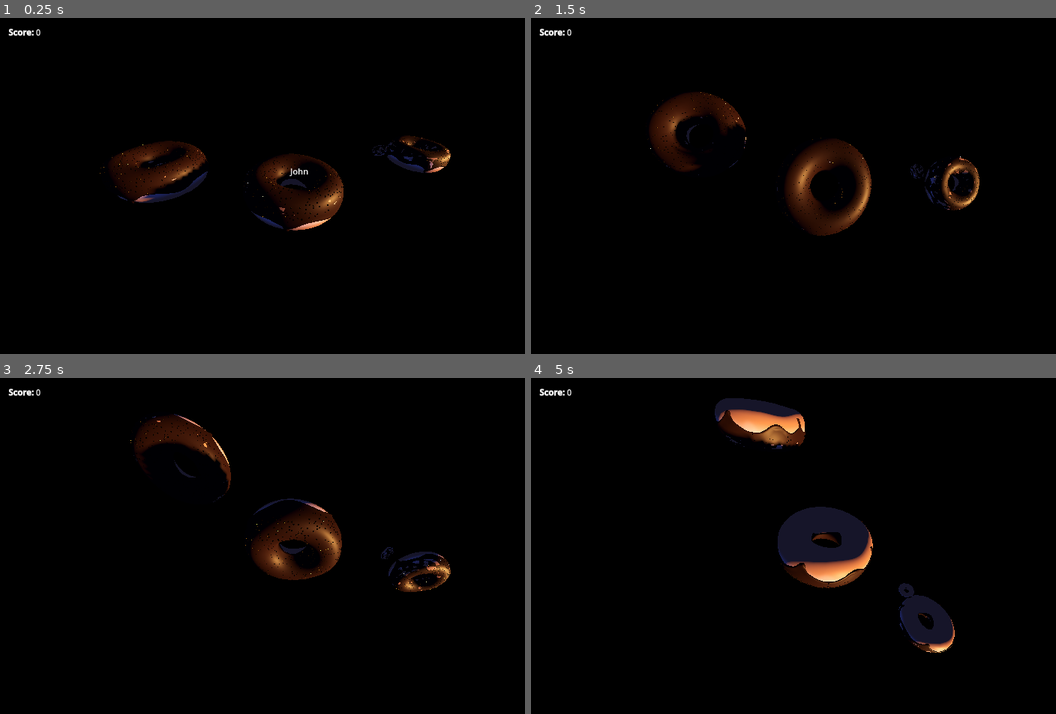
Above: before the commit, frames 1-4 (two rows, left to right).
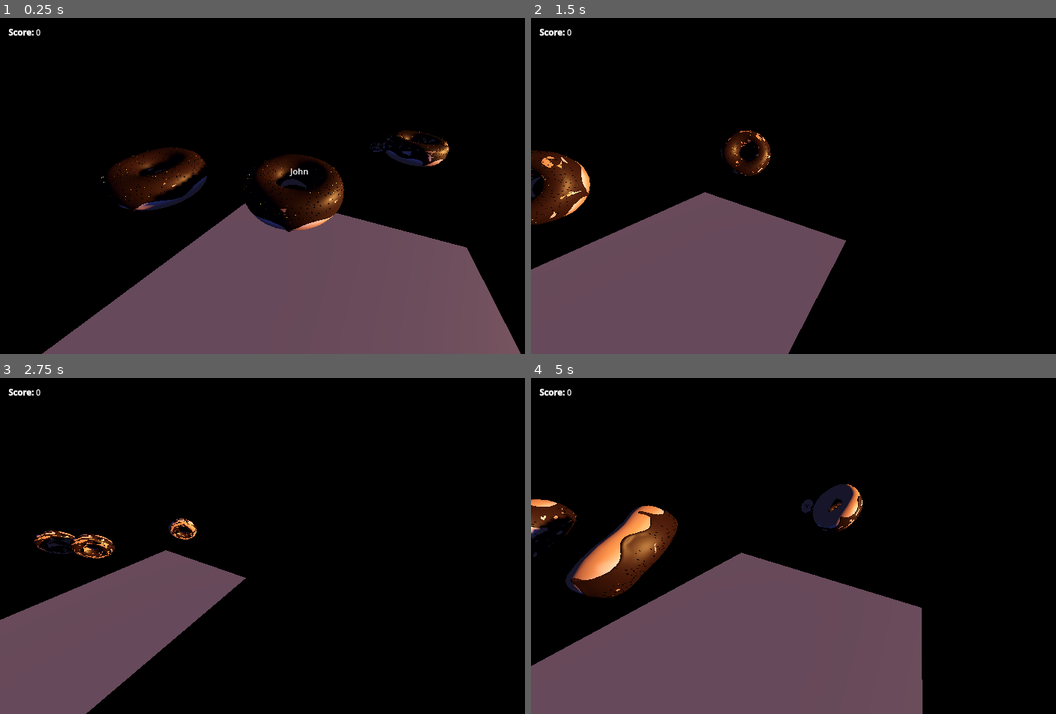
Above: after the commit, the same moments.

Repository: michalwa/maybe-godot
Game: Godot game, scene res://levels/main.tscn
Two runs of this game, one before a commit and one after it. Both use one fixed random seed, a clock stepped at 60 frames per second and the inputs below.
Inputs (mouse positions are in pixels of both pictures, inside the frame that each line leads up to):
- Up to frame 1 (0.25 s): no input
- Up to frame 2 (1.5 s): move the mouse to (830, 31) at 0.52 s; press the mouse at (830, 31) at 0.53 s; hold D (move_right, bound only after the commit) 0.53-1.28 s; move the mouse to (830, 44) at 1.27 s; release the mouse at (830, 44) at 1.28 s; hold S (move_back, bound only after the commit) from 1.28 s (still down); click (830, 44) at 1.35 s
- Up to frame 3 (2.75 s): move the mouse to (357, 472) at 2.02 s; release S (move_back, bound only after the commit) at 2.03 s; press the mouse at (357, 472) at 2.03 s; hold D (move_right, bound only after the commit) from 2.03 s (still down)
- Up to frame 4 (5 s): move the mouse to (798, 613) at 2.77 s; release D (move_right, bound only after the commit) at 2.78 s; release the mouse at (798, 613) at 2.78 s; hold W (move_forward, bound only after the commit) 2.78-3.53 s; click (798, 613) at 2.85 s; move the mouse to (1008, 596) at 3.52 s; press the mouse at (1008, 596) at 3.53 s; hold A (move_left, bound only after the commit) from 3.53 s (still down); move the mouse to (651, 495) at 4.27 s; release the mouse at (651, 495) at 4.28 s; click (651, 495) at 4.35 s

The runs differ from the first frame. In frame 1, 29% of the frame differs, in the area x 8-100%, y 33-100%; in frame 2, 29%; in frame 3, 18%; in frame 4, 36%, in the area x 0-81%, y 6-100%.

Commit message:
movement

Diff:
--- a/levels/main.tscn
+++ b/levels/main.tscn
@@ -1,6 +1,6 @@
-[gd_scene load_steps=11 format=3 uid="uid://ckkowk641jixe"]
+[gd_scene load_steps=12 format=3 uid="uid://ckkowk641jixe"]
 
-[ext_resource type="Script" uid="uid://ksy0s0r35gw4" path="res://scripts/rotator.gd" id="1_2262g"]
+[ext_resource type="Script" uid="uid://c0vpfb7ga6l01" path="res://scripts/player.gd" id="1_ifaiv"]
 [ext_resource type="PackedScene" uid="uid://clcw7rxtmjpa5" path="res://components/rotating_donut.tscn" id="1_wdj6m"]
 [ext_resource type="Script" uid="uid://dsbj602dichof" path="res://scripts/interaction_dispatcher.gd" id="2_5k4jt"]
 [ext_resource type="Script" uid="uid://dclpvhe66upb2" path="res://scripts/inventory.gd" id="4_ifaiv"]
@@ -28,20 +28,17 @@
 [sub_resource type="BoxShape3D" id="BoxShape3D_ifaiv"]
 size = Vector3(10, 10, 10)
 
+[sub_resource type="PlaneMesh" id="PlaneMesh_ifaiv"]
+size = Vector2(10, 10)
+
 [node name="Root" type="Node3D"]
 
 [node name="Player" type="Node3D" parent="."]
+transform = Transform3D(0.904716, -0.200928, 0.375657, -1.86265e-08, 0.88179, 0.471643, -0.426016, -0.426703, 0.797769, 1.05953, 1.257, 2.04001)
+script = ExtResource("1_ifaiv")
 
-[node name="RotatorAnchor" type="Node3D" parent="Player"]
-transform = Transform3D(0.904715, -0.200928, 0.375657, -1.86265e-08, 0.88179, 0.471643, -0.426016, -0.426703, 0.797769, 1.05953, 1.257, 2.04001)
-
-[node name="Rotator" type="Node3D" parent="Player/RotatorAnchor"]
-script = ExtResource("1_2262g")
-rotation_delta = Vector3(0, 0, 0.2)
-metadata/_custom_type_script = "uid://ksy0s0r35gw4"
-
-[node name="Camera3D" type="Camera3D" parent="Player/RotatorAnchor/Rotator"]
-transform = Transform3D(1, 0, 0, 0, 1, 2.98023e-08, 0, 5.96046e-08, 1, 0, 0, 0)
+[node name="Camera3D" type="Camera3D" parent="Player"]
+transform = Transform3D(1, -1.49012e-08, 0, 0, 1, 2.98023e-08, 0, 0, 1, 0, 0, 0)
 attributes = SubResource("CameraAttributesPractical_ifaiv")
 fov = 90.0
 
@@ -52,7 +49,7 @@
 [node name="InteractionDispatcher" type="Node" parent="Player"]
 script = ExtResource("2_5k4jt")
 interaction_raycast_collision_mask = 2
-interaction_max_distance = 50.0
+interaction_max_distance = 10.0
 
 [node name="Inventory" type="Node" parent="Player"]
 script = ExtResource("4_ifaiv")
@@ -87,3 +84,7 @@
 [node name="RotatingDonut4" parent="RotatingDonut3" instance=ExtResource("1_wdj6m")]
 transform = Transform3D(0.243444, -0.112353, 0.13458, 0.125712, 0.27239, 0, -0.122195, 0.0563946, 0.26812, -0.909269, -0.0619199, 0.0489136)
 label = "Marley"
+
+[node name="MeshInstance3D" type="MeshInstance3D" parent="."]
+transform = Transform3D(1, 0, 0, 0, 1, 0, 0, 0, 1, 0, -4, 0)
+mesh = SubResource("PlaneMesh_ifaiv")
--- a/project.godot
+++ b/project.godot
@@ -30,6 +30,57 @@
 "events": [Object(InputEventMouseButton,"resource_local_to_scene":false,"resource_name":"","device":-1,"window_id":0,"a …(253 unchanged characters)…
 ]
 }
+move_left={
+"deadzone": 0.2,
+"events": [Object(InputEventKey,"resource_local_to_scene":false,"resource_name":"","device":-1,"window_id":0,"alt_pressed":false,"shift_pressed":false,"ctrl_pressed":false,"meta_pressed":false,"pressed":false,"keycode":0,"physical_keycode":65,"key_label":0,"unicode":97,"location":0,"echo":false,"script":null)
+]
+}
+move_right={
+"deadzone": 0.2,
+"events": [Object(InputEventKey,"resource_local_to_scene":false,"resource_name":"","device":-1,"window_id":0,"alt_pressed":false,"shift_pressed":false,"ctrl_pressed":false,"meta_pressed":false,"pressed":false,"keycode":0,"physical_keycode":68,"key_label":0,"unicode":100,"location":0,"echo":false,"script":null)
+]
+}
+move_forward={
+"deadzone": 0.2,
+"events": [Object(InputEventKey,"resource_local_to_scene":false,"resource_name":"","device":-1,"window_id":0,"alt_pressed":false,"shift_pressed":false,"ctrl_pressed":false,"meta_pressed":false,"pressed":false,"keycode":0,"physical_keycode":87,"key_label":0,"unicode":119,"location":0,"echo":false,"script":null)
+]
+}
+move_back={
+"deadzone": 0.2,
+"events": [Object(InputEventKey,"resource_local_to_scene":false,"resource_name":"","device":-1,"window_id":0,"alt_pressed":false,"shift_pressed":false,"ctrl_pressed":false,"meta_pressed":false,"pressed":false,"keycode":0,"physical_keycode":83,"key_label":0,"unicode":115,"location":0,"echo":false,"script":null)
+]
+}
+move_up={
+"deadzone": 0.2,
+"events": [Object(InputEventKey,"resource_local_to_scene":false,"resource_name":"","device":-1,"window_id":0,"alt_pressed":false,"shift_pressed":false,"ctrl_pressed":false,"meta_pressed":false,"pressed":false,"keycode":0,"physical_keycode":32,"key_label":0,"unicode":32,"location":0,"echo":false,"script":null)
+]
+}
+move_down={
+"deadzone": 0.2,
+"events": [Object(InputEventKey,"resource_local_to_scene":false,"resource_name":"","device":-1,"window_id":0,"alt_pressed":false,"shift_pressed":false,"ctrl_pressed":false,"meta_pressed":false,"pressed":false,"keycode":0,"physical_keycode":4194326,"key_label":0,"unicode":0,"location":0,"echo":false,"script":null)
+, Object(InputEventKey,"resource_local_to_scene":false,"resource_name":"","device":-1,"window_id":0,"alt_pressed":false,"shift_pressed":false,"ctrl_pressed":false,"meta_pressed":false,"pressed":false,"keycode":0,"physical_keycode":67,"key_label":0,"unicode":99,"location":0,"echo":false,"script":null)
+]
+}
+pan_up={
+"deadzone": 0.2,
+"events": [Object(InputEventKey,"resource_local_to_scene":false,"resource_name":"","device":-1,"window_id":0,"alt_pressed":false,"shift_pressed":false,"ctrl_pressed":false,"meta_pressed":false,"pressed":false,"keycode":0,"physical_keycode":73,"key_label":0,"unicode":105,"location":0,"echo":false,"script":null)
+]
+}
+pan_down={
+"deadzone": 0.2,
+"events": [Object(InputEventKey,"resource_local_to_scene":false,"resource_name":"","device":-1,"window_id":0,"alt_pressed":false,"shift_pressed":false,"ctrl_pressed":false,"meta_pressed":false,"pressed":false,"keycode":0,"physical_keycode":75,"key_label":0,"unicode":107,"location":0,"echo":false,"script":null)
+]
+}
+pan_left={
+"deadzone": 0.2,
+"events": [Object(InputEventKey,"resource_local_to_scene":false,"resource_name":"","device":-1,"window_id":0,"alt_pressed":false,"shift_pressed":false,"ctrl_pressed":false,"meta_pressed":false,"pressed":false,"keycode":0,"physical_keycode":74,"key_label":0,"unicode":106,"location":0,"echo":false,"script":null)
+]
+}
+pan_right={
+"deadzone": 0.2,
+"events": [Object(InputEventKey,"resource_local_to_scene":false,"resource_name":"","device":-1,"window_id":0,"alt_pressed":false,"shift_pressed":false,"ctrl_pressed":false,"meta_pressed":false,"pressed":false,"keycode":0,"physical_keycode":76,"key_label":0,"unicode":108,"location":0,"echo":false,"script":null)
+]
+}
 
 [layer_names]
 
--- /dev/null
+++ b/scripts/player.gd
@@ -0,0 +1,35 @@
+extends Node3D
+
+@export var speed: float = 7.0
+@export var acceleration: float = 50.0
+@export var rotation_speed: float = 0.01
+
+var _velocity: Vector3 = Vector3.ZERO
+
+
+func _physics_process(delta: float) -> void:
+	var direction := (
+		Vector3(
+			Input.get_axis("move_left", "move_right"),
+			Input.get_axis("move_down", "move_up"),
+			Input.get_axis("move_forward", "move_back"),
+		)
+		. normalized()
+	)
+
+	if direction.length_squared() > 0:
+		_velocity += direction * acceleration * delta
+	else:
+		var new_velocity := _velocity - _velocity.normalized() * acceleration * delta
+		if _velocity.dot(new_velocity) < 0:
+			_velocity = Vector3.ZERO
+		else:
+			_velocity = new_velocity
+
+	if _velocity.length() > speed:
+		_velocity = _velocity.normalized() * speed
+
+	translate_object_local(_velocity * delta)
+
+	global_rotate(Vector3.UP, Input.get_axis("pan_right", "pan_left") * rotation_speed)
+	global_rotate(basis.x, Input.get_axis("pan_down", "pan_up") * rotation_speed)
Not shown, added: scripts/player.gd.uid
